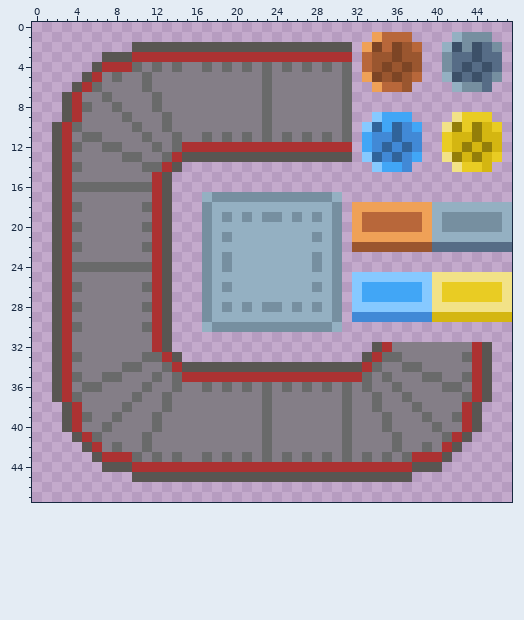
Pixel-art file: Assets/Art/Prototyping.ase. The first picture shows the starting point.
48x48 pixels, 1 frame.
After the commit:
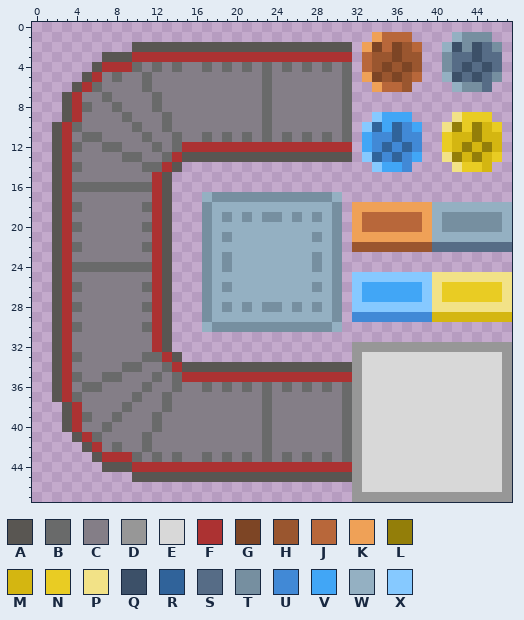
Palette (. is transparent): A #595652  B #696a6a  C #847e87  D #979797  E #d8d8d8  F #ac3232  G #7d4525  H #9a562f  J #b8673a  K #efa157  L #937e09  M #d4b611  N #e9cc23  P #f2e287  Q #3c5068  R #30639a  S #566c86  T #768fa0  U #4189d6  V #41a6f6  W #94b0c2  X #86c9ff
What changed:
layer "Flattened" added
layer "Conveyors" removed
Changed rows in their new state; - is an unchanged pixel.
Layer "Flattened":
first column x 32:
32 DDDDDDDDDDDDDDDD
33 DEEEEEEEEEEEEEED
34 DEEEEEEEEEEEEEED
35 DEEEEEEEEEEEEEED
36 DEEEEEEEEEEEEEED
37 DEEEEEEEEEEEEEED
38 DEEEEEEEEEEEEEED
39 DEEEEEEEEEEEEEED
40 DEEEEEEEEEEEEEED
41 DEEEEEEEEEEEEEED
42 DEEEEEEEEEEEEEED
43 DEEEEEEEEEEEEEED
44 DEEEEEEEEEEEEEED
45 DEEEEEEEEEEEEEED
46 DEEEEEEEEEEEEEED
47 DDDDDDDDDDDDDDDD
